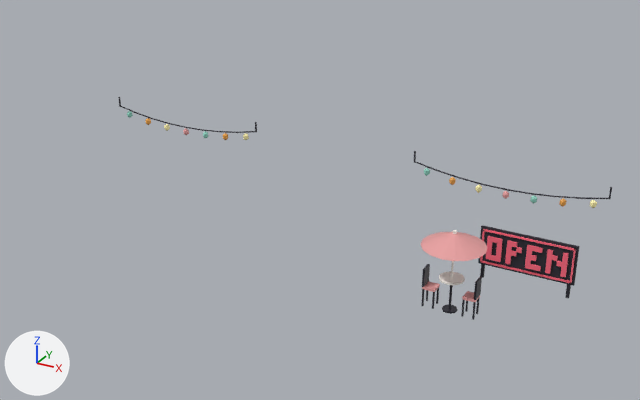
The FBX model assets/cat-cafe/exports/CatCafe_Plot_Tier3.fbx: old version first, new version second.
One viewpoint serves both versions: a camera (50 mm lens) standing at (0.228, -0.608, 0.271) and looking at (-0.02, -0.158, 0.046). The axes (+X, +Y, +Z) are drawn at lower left. The lights are the same throughout. The older version comes first. Where no turn or scale is listed for an object, it has been applied to the vertices.

The first picture shows 'CatCafe_Plot_Tier3', 'CatCafe_Plot_Tier3_Bistro', 'CatCafe_Plot_Tier3_Sign_Tube', 'CatCafe_Plot_Tier3_StringLights_Bulbs'.
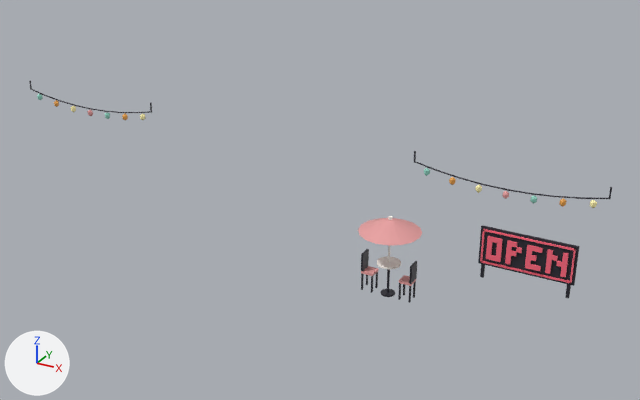
The newer file is also turned or shifted as a whole; pictures and numbers use the older file's frame.

Pixel boxes [x1, y1, x2, y2] of what changed, in the pictures (640 x 400 px; the box of a moved part takes in the faces that stretch with it):
'CatCafe_Plot_Tier3_Bistro', moved: before [421, 230, 488, 320]; after [358, 216, 422, 303]
'CatCafe_Plot_Tier3', reshaped (18% wider, 8% taller): before [118, 97, 612, 298]; after [29, 81, 612, 298]
'CatCafe_Plot_Tier3_StringLights_Bulbs', reshaped (19% wider, 17% taller): before [127, 111, 597, 208]; after [37, 94, 597, 208]
part 1 of me_catcafe_plot_tier3, moved or reshaped: before [237, 131, 255, 133]; after [135, 111, 151, 113]
part 2 of me_catcafe_plot_tier3, moved or reshaped: before [152, 118, 169, 124]; after [60, 100, 75, 106]
part 3 of me_catcafe_plot_tier3, moved or reshaped: before [120, 106, 136, 113]; after [31, 89, 46, 96]
part 5 of me_catcafe_plot_tier3_stringlights_bulbs, moved or reshaped: before [243, 133, 249, 140]; after [140, 113, 146, 120]
part 6 of me_catcafe_plot_tier3_stringlights_bulbs, moved or reshaped: before [223, 133, 228, 140]; after [122, 113, 128, 120]
part 7 of me_catcafe_plot_tier3_stringlights_bulbs, moved or reshaped: before [203, 131, 209, 138]; after [105, 112, 110, 119]
part 8 of me_catcafe_plot_tier3_stringlights_bulbs, moved or reshaped: before [183, 128, 189, 135]; after [87, 110, 93, 116]
part 9 of me_catcafe_plot_tier3_stringlights_bulbs, moved or reshaped: before [164, 124, 170, 131]; after [70, 106, 76, 112]
part 10 of me_catcafe_plot_tier3_stringlights_bulbs, moved or reshaped: before [145, 118, 151, 125]; after [54, 100, 59, 107]
part 11 of me_catcafe_plot_tier3_stringlights_bulbs, moved or reshaped: before [127, 111, 133, 118]; after [37, 94, 43, 100]

Patch to the scene script:
```diff
--- a/assets/cat-cafe/exports/CatCafe_Plot_Tier3.fbx.py
+++ b/assets/cat-cafe/exports/CatCafe_Plot_Tier3.fbx.py
@@ me_catcafe_plot_tier3 @@
 # used by ob_catcafe_plot_tier3; location = (0.0, 0.0, 0.0)
-me_catcafe_plot_tier3.from_pydata(...)  # 184 vertices, 138 faces; spans x -0.158..0.158, y -0.18..-0.141, z 0.01..0.099
+me_catcafe_plot_tier3.from_pydata(...)  # 184 vertices, 138 faces; spans x -0.238..0.158, y -0.18..-0.141, z 0.01..0.099
+# me_catcafe_plot_tier3 part 1: the loose piece of 8 vertices spanning x -0.066..-0.052, y -0.18, z 0.09..0.093 is moved by (-0.08, 0.0, 0.0)
+# me_catcafe_plot_tier3 part 2: the loose piece of 8 vertices spanning x -0.132..-0.118, y -0.18, z 0.087..0.088 is moved by (-0.08, 0.0, 0.0)
+# me_catcafe_plot_tier3 part 3: the loose piece of 8 vertices spanning x -0.158..-0.144, y -0.18, z 0.09..0.093 is moved by (-0.08, 0.0, 0.0)
+# other edits to the shape of me_catcafe_plot_tier3 do not show in these pictures
 me_catcafe_plot_tier3.materials.append(mat_catcafe_palette)
@@ me_catcafe_plot_tier3_stringlights_bulbs @@
 # used by ob_catcafe_plot_tier3_stringlights_bulbs; location = (0.0, 0.0, 0.0)
-me_catcafe_plot_tier3_stringlights_bulbs.from_pydata(...)  # 168 vertices, 280 faces; spans x -0.152..0.152, y -0.182..-0.178, z 0.081..0.09
+me_catcafe_plot_tier3_stringlights_bulbs.from_pydata(...)  # 168 vertices, 280 faces; spans x -0.232..0.152, y -0.182..-0.178, z 0.081..0.09
+# me_catcafe_plot_tier3_stringlights_bulbs part 5: the loose piece of 12 vertices spanning x -0.061..-0.058, y -0.182..-0.178, z 0.085..0.09 is moved by (-0.08, 0.0, 0.0)
+# me_catcafe_plot_tier3_stringlights_bulbs part 6: the loose piece of 12 vertices spanning x -0.077..-0.073, y -0.182..-0.178, z 0.083..0.088 is moved by (-0.08, 0.0, 0.0)
+# me_catcafe_plot_tier3_stringlights_bulbs part 7: the loose piece of 12 vertices spanning x -0.092..-0.088, y -0.182..-0.178, z 0.081..0.086 is moved by (-0.08, 0.0, 0.0)
+# me_catcafe_plot_tier3_stringlights_bulbs part 8: the loose piece of 12 vertices spanning x -0.107..-0.103, y -0.182..-0.178, z 0.081..0.086 is moved by (-0.08, 0.0, 0.0)
+# me_catcafe_plot_tier3_stringlights_bulbs part 9: the loose piece of 12 vertices spanning x -0.122..-0.118, y -0.182..-0.178, z 0.081..0.086 is moved by (-0.08, 0.0, 0.0)
+# me_catcafe_plot_tier3_stringlights_bulbs part 10: the loose piece of 12 vertices spanning x -0.137..-0.133, y -0.182..-0.178, z 0.083..0.088 is moved by (-0.08, 0.0, 0.0)
+# me_catcafe_plot_tier3_stringlights_bulbs part 11: the loose piece of 12 vertices spanning x -0.152..-0.149, y -0.182..-0.178, z 0.085..0.09 is moved by (-0.08, 0.0, 0.0)
 me_catcafe_plot_tier3_stringlights_bulbs.materials.append(mat_catcafe_palette)
@@ me_catcafe_plot_tier3_bistro @@
 # used by ob_catcafe_plot_tier3_bistro; location = (0.0, 0.0, 0.0)
-me_catcafe_plot_tier3_bistro.from_pydata(...)  # 216 vertices, 144 faces; spans x 0.057..0.095, y -0.193..-0.155, z 0.0015..0.053
+me_catcafe_plot_tier3_bistro.from_pydata(...)  # 216 vertices, 144 faces; spans x 0.017..0.055, y -0.193..-0.155, z 0.0015..0.053
+# me_catcafe_plot_tier3_bistro part 4: the whole mesh is moved by (-0.04, 0.0, 0.0)
 me_catcafe_plot_tier3_bistro.materials.append(mat_catcafe_palette)
```
